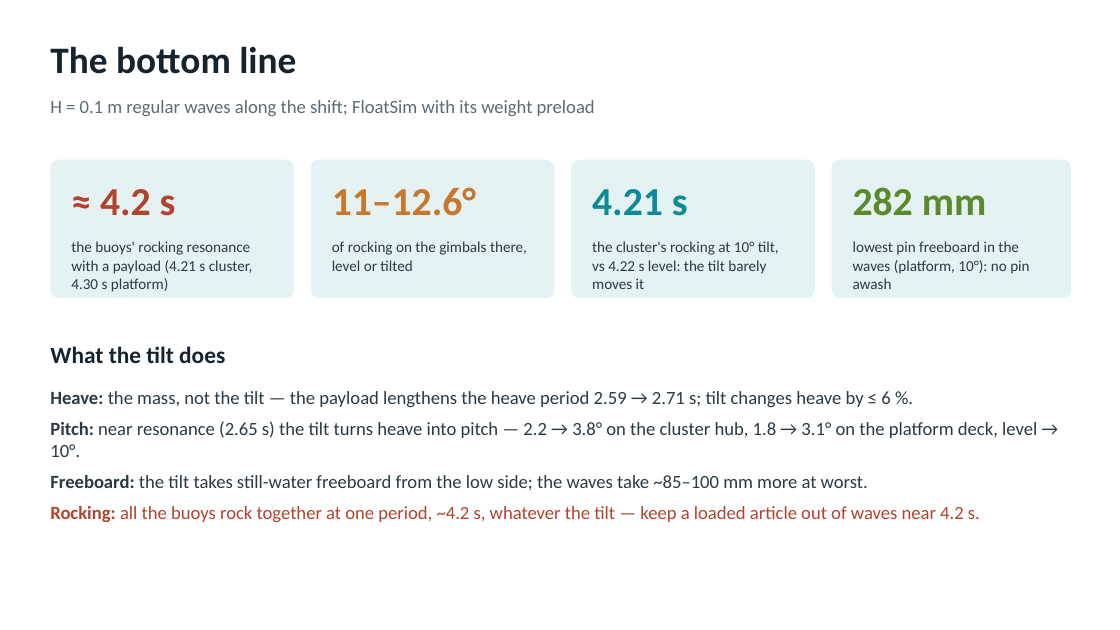
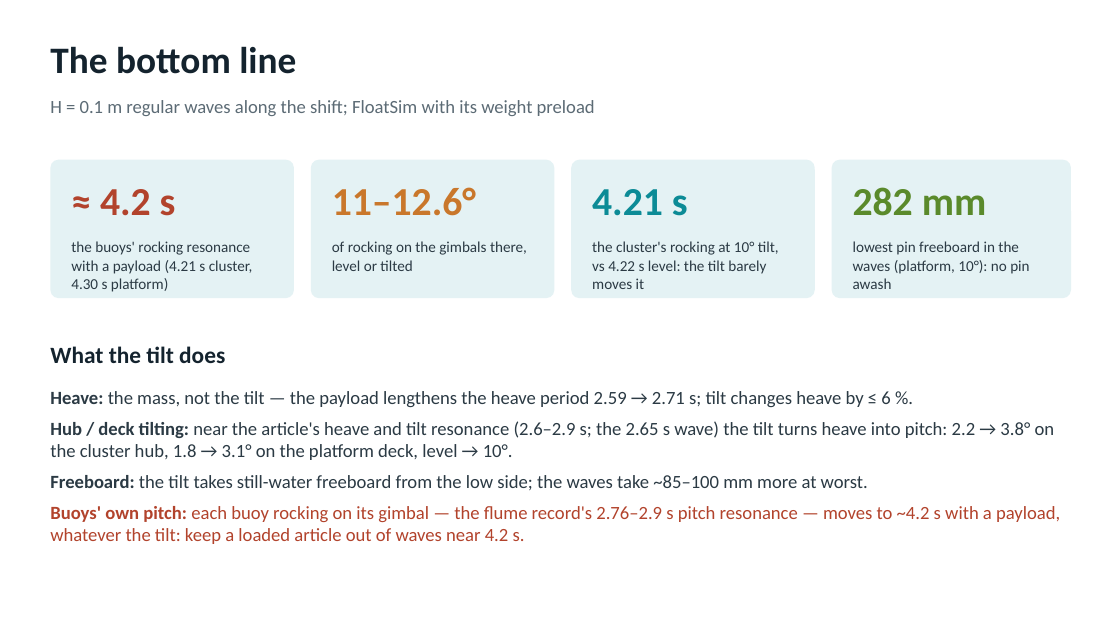
Before and after one commit to xabi80/HSP, a slide deck: slide 2 of studies/Payload_tilt_in_waves.pptx. Drawn at 1120x630 pixels with LibreOffice and Linux fonts; fonts in the diff are those of the drawing. Boxes give left, top, right and bottom in pixels: in the first picture for what was removed or moved away, otherwise in the second. Text is boxed around its words. In the diff, an @@ line names an element or a change of style, - is before the commit and + after.

```diff
--- a/studies/Payload_tilt_in_waves.pptx
+++ b/studies/Payload_tilt_in_waves.pptx
@@ text at (x1=50, y1=421, x2=1055, y2=460): text changed @@
-Pitch: near resonance (2.65 s) the tilt turns heave into pitch — 2.2 → 3.8° on the cluster hub, 1.8 → 3.1° on the platform deck, level → 10°.
+Hub / deck tilting: near the article's heave and tilt resonance (2.6–2.9 s; the 2.65 s wave) the tilt turns heave into pitch: 2.2 → 3.8° on the cluster hub, 1.8 → 3.1° on the platform deck, level → 10°.
@@ text at (x1=50, y1=506, x2=1060, y2=544): text changed @@
-Rocking: all the buoys rock together at one period, ~4.2 s, whatever the tilt — keep a loaded article out of waves near 4.2 s.
+Buoys' own pitch: each buoy rocking on its gimbal — the flume record's 2.76–2.9 s pitch resonance — moves to ~4.2 s with a payload, whatever the tilt: keep a loaded article out of waves near 4.2 s.
```
Also in this commit, not shown: 2 other slides changed, 2 other files.
